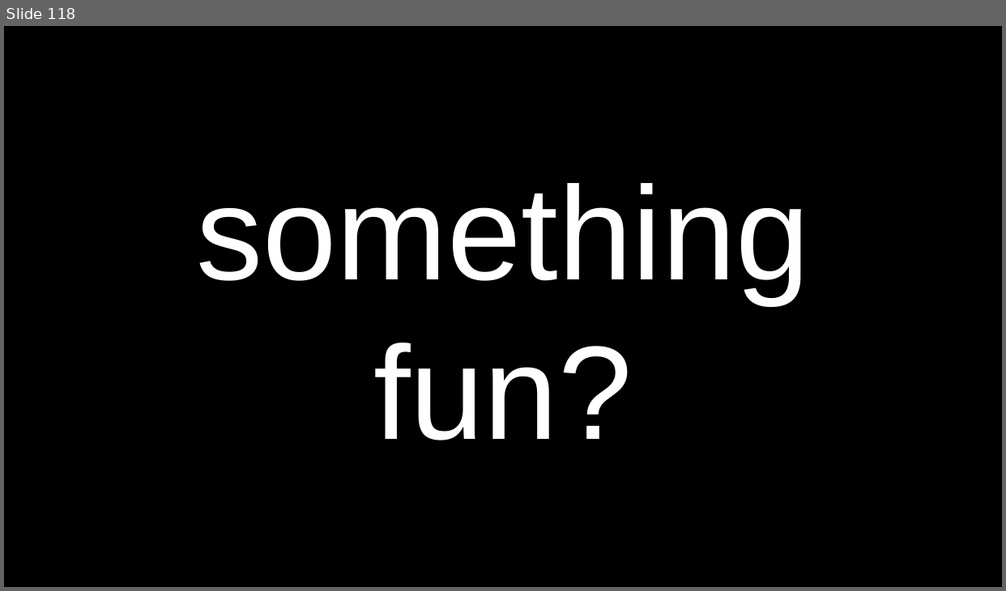
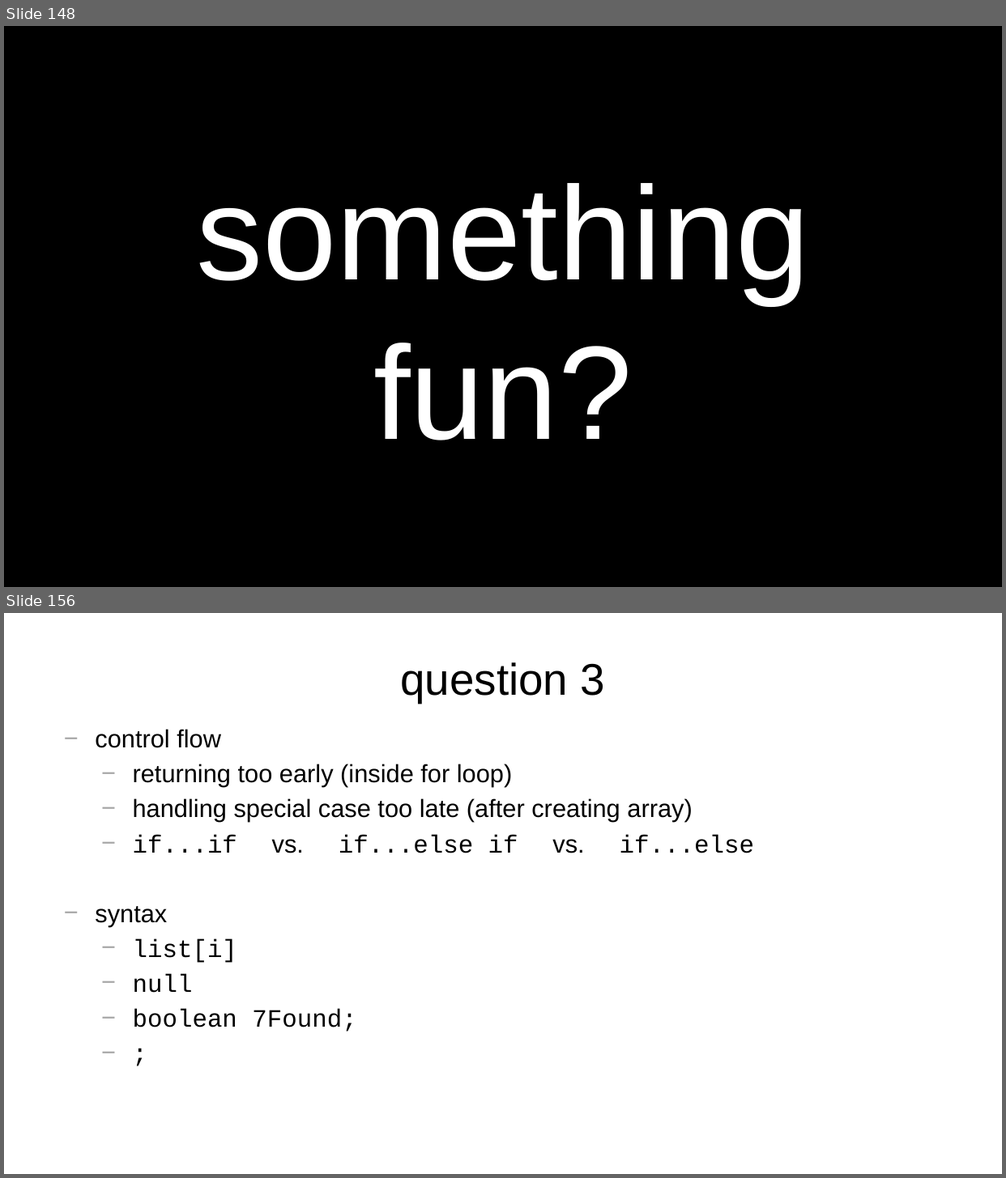
Before and after one commit to james-bern/CS136-SLIDES, a slide deck: WeekXX2.pptx. Shown one above the other, each under a label of ours: slide 118 before the commit, slides 148 and 156 after it; the slides between them are not shown. The pictures are 1006x591 and 1006x1178 pixels, drawn with LibreOffice and Linux fonts; fonts in the diff are those of the drawing. Boxes give left, top, right and bottom in pixels: in the first picture for what was removed or moved away, otherwise in the second. Text is boxed around its words. In the diff, an @@ line names an element or a change of style, - is before the commit and + after.

```diff
--- a/WeekXX2.pptx
+++ b/WeekXX2.pptx
@@ slide 156 added at [4, 613, 1002, 1174], background #FFFFFF @@
@@ title added at [401, 662, 605, 703], 32 pt, text #000000 @@
+question 3
@@ text added at [95, 729, 754, 1032], 18 pt, text #000000 @@
+− control flow
+  − returning too early (inside for loop)
+  − handling special case too late (after creating array)
+  − if...if vs. if...else if vs. if...else
+− syntax
+  − list[i]
+  − null
+  − boolean 7Found;
+  − ;
@@ what was slide 118 is now slide 148 @@
```
Also in this commit, not shown: 43 other slides added.
